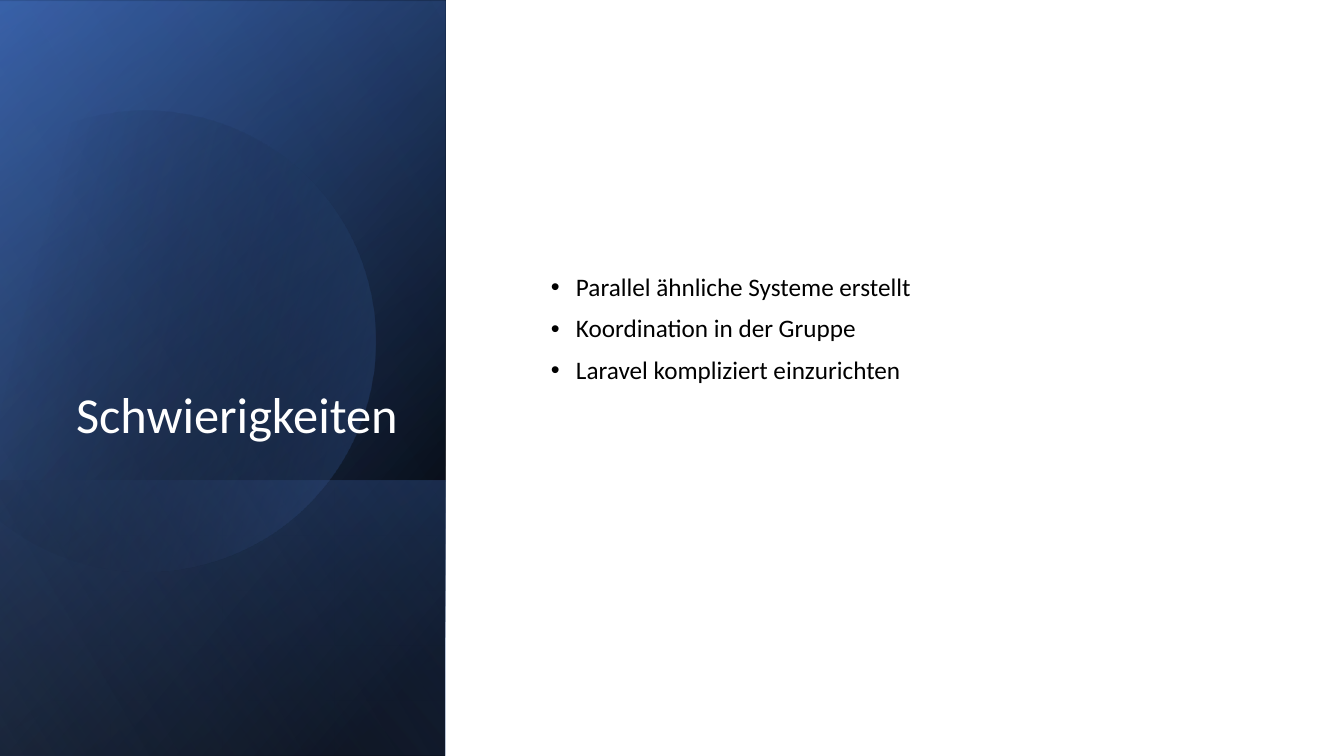
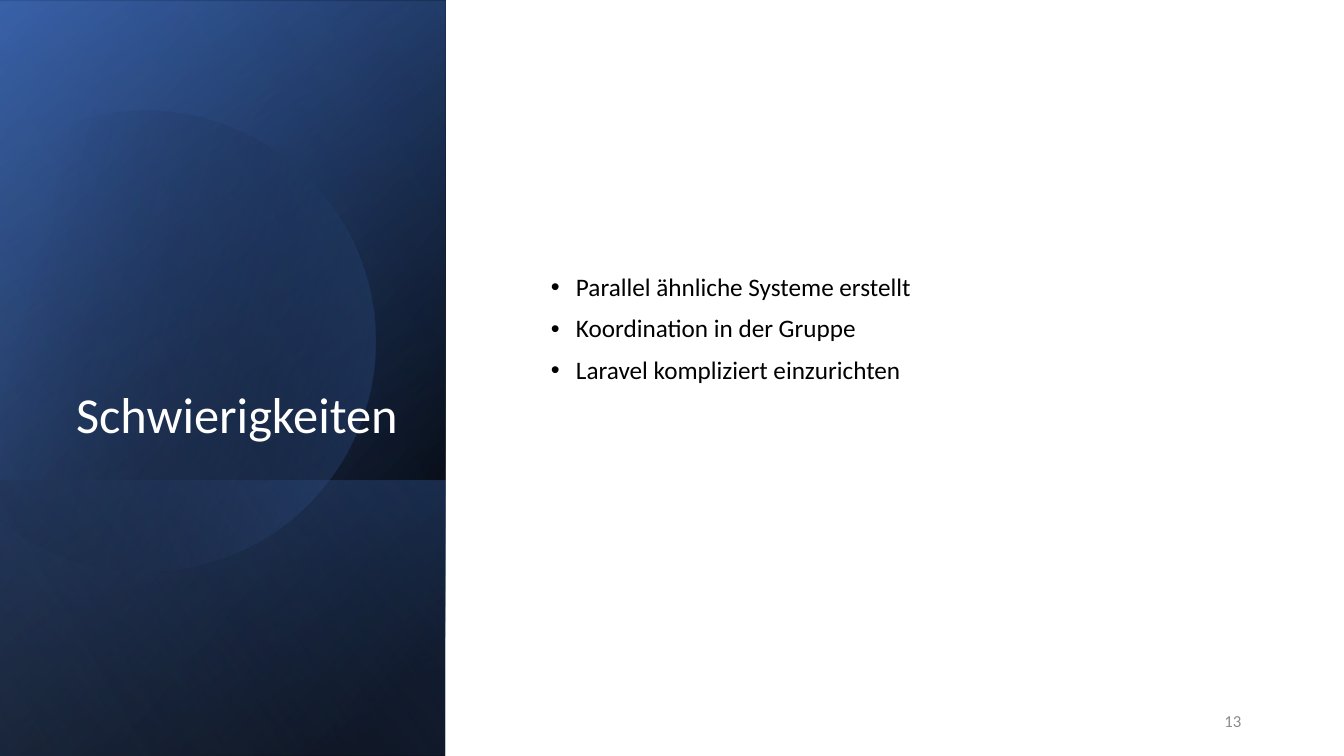
Before and after one commit to ConfusedMess/Schulprojekt, a slide deck: slide 13 of Schiffe versenken.pptx. Drawn at 1344x756 pixels with LibreOffice and Linux fonts; fonts in the diff are those of the drawing. Boxes give left, top, right and bottom in pixels: in the first picture for what was removed or moved away, otherwise in the second. Text is boxed around its words. In the diff, an @@ line names an element or a change of style, - is before the commit and + after.

```diff
--- a/Schiffe versenken.pptx
+++ b/Schiffe versenken.pptx
@@ page number added at box(1224, 716, 1241, 727), 12 pt, text #8C8C8C @@
+13
```
Also in this commit, not shown: 13 other slides changed.
